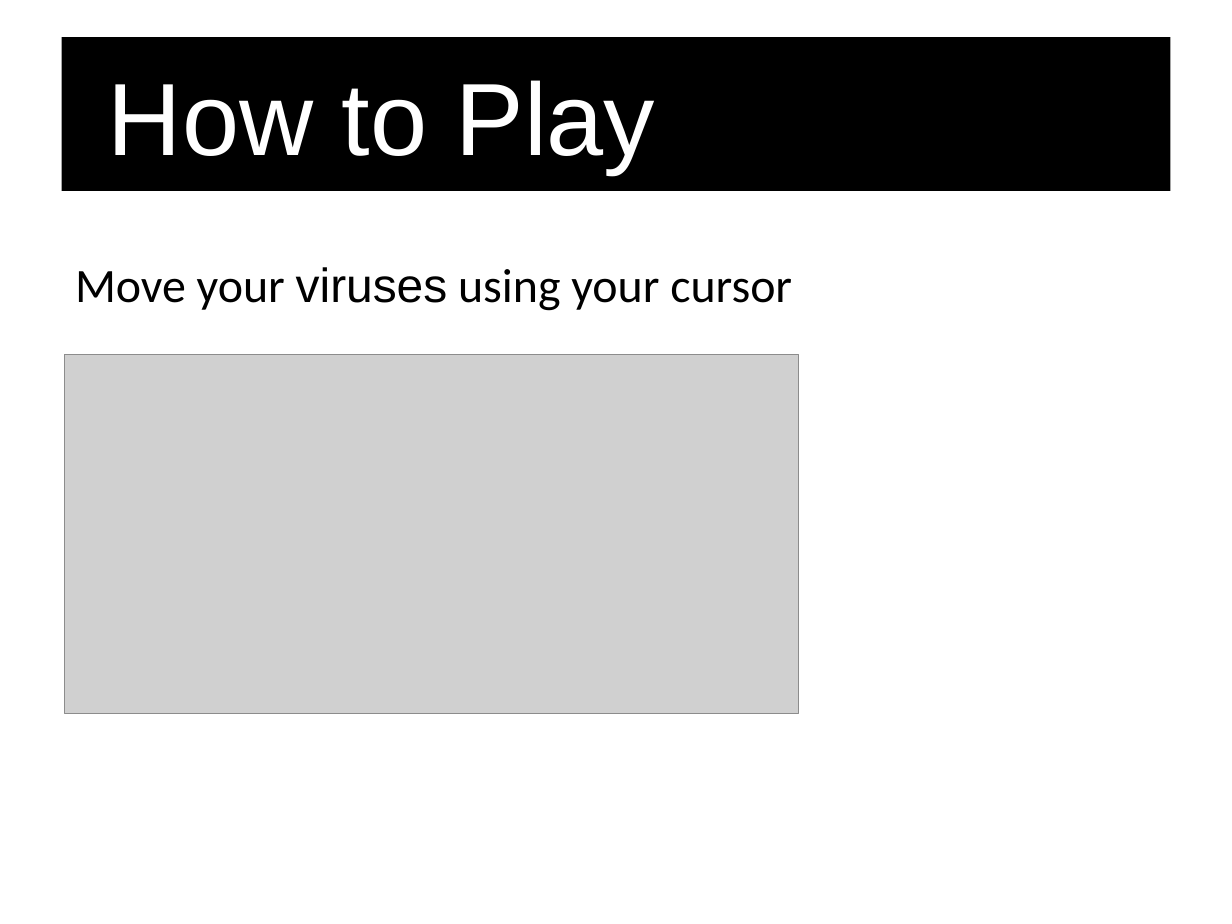
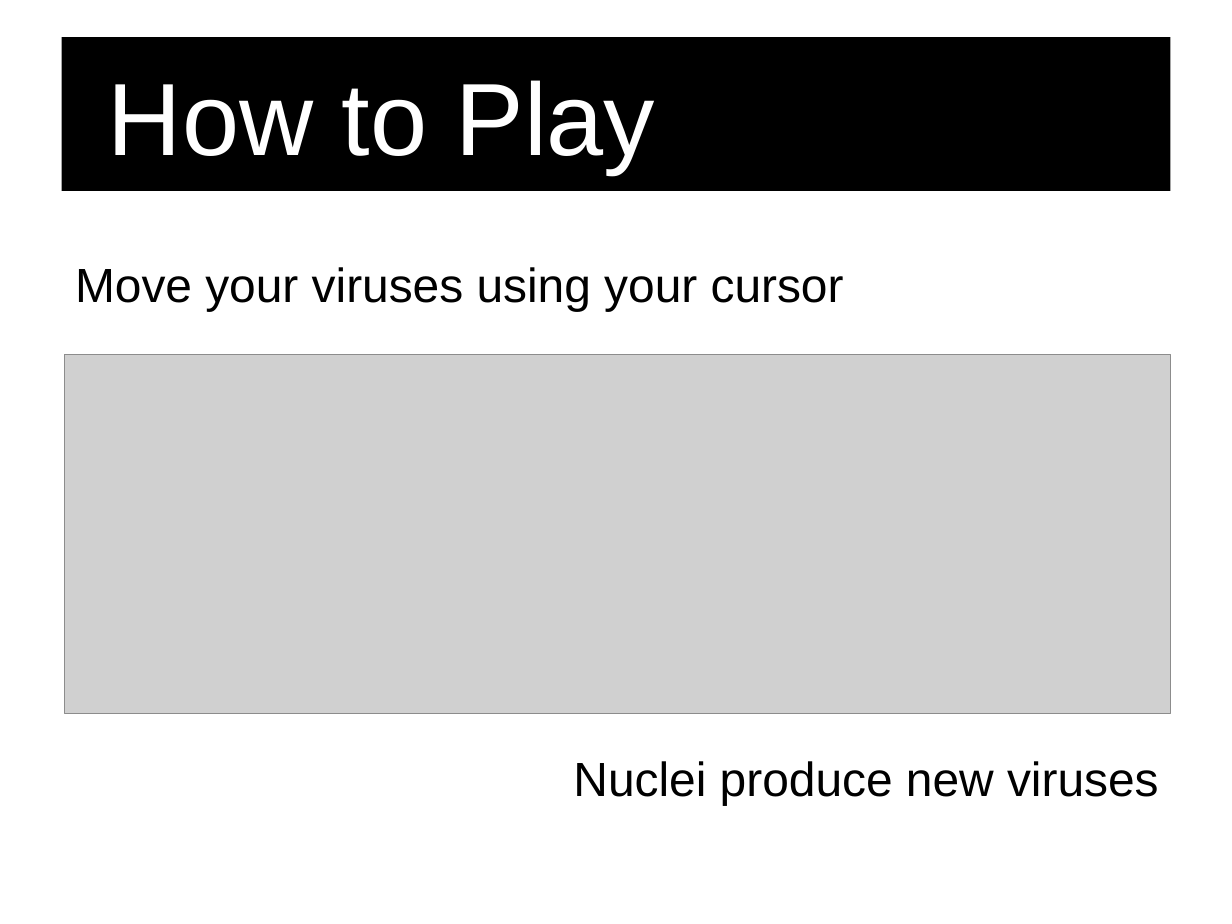
Before and after one commit to Acagamics/virusx, a slide deck: slide 4 of imagine_cup/virusX how to.pptx. Drawn at 1232x924 pixels with LibreOffice and Linux fonts; fonts in the diff are those of the drawing; grey boxes stand for pictures; background and template pictures are left out. Boxes give left, top, right and bottom in pixels: in the first picture for what was removed or moved away, otherwise in the second. Text is boxed around its words. In the diff, an @@ line names an element or a change of style, - is before the commit and + after.

```diff
--- a/imagine_cup/virusX how to.pptx
+++ b/imagine_cup/virusX how to.pptx
@@ text "Move your viruses using your ..." at [75,267,844,311]: font Calibri to Arial in "Move your using your cursor" @@
@@ picture: place and size @@
-picture at [64,355,798,713]
+picture at [64,355,1170,713]
@@ text added at [573,761,1159,805], 28 pt, text #000000 @@
+Nuclei produce new viruses
```
Also in this commit, not shown: 4 other slides changed, 1 other file.
